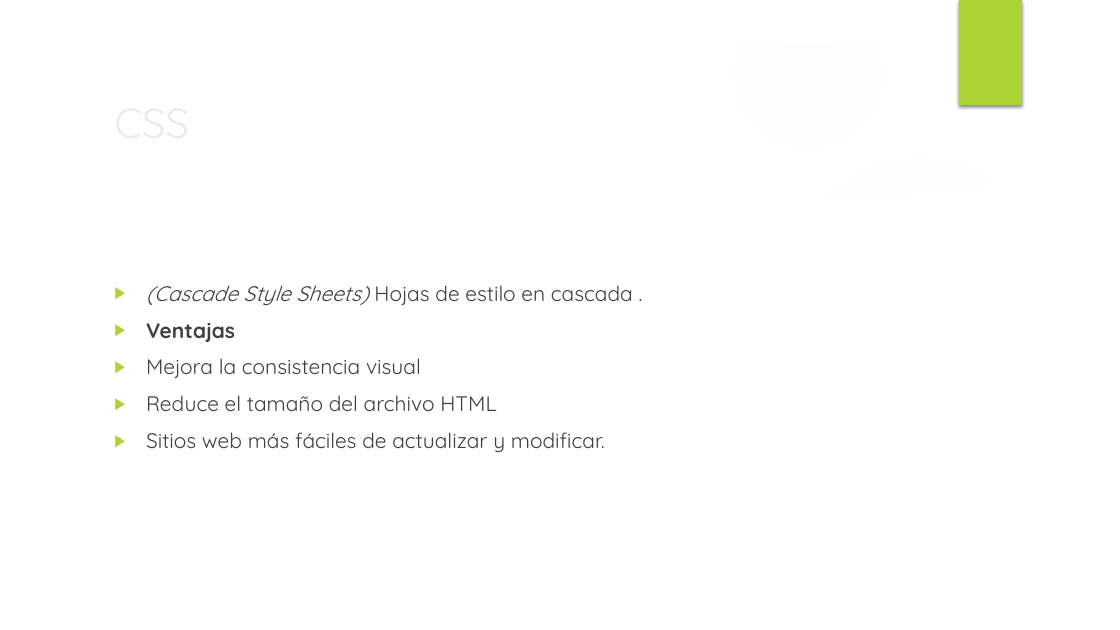
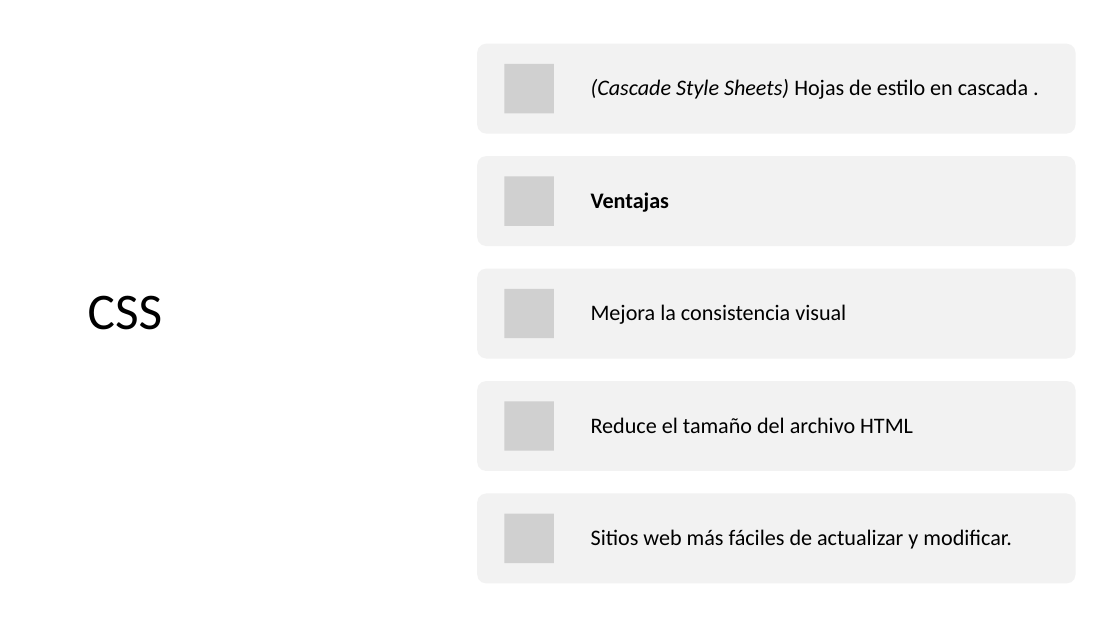
Before and after one commit to stealth14/Web-Transicion-Gradiente, a slide deck: slide 3 of diapositivas CSS.pptx. Drawn at 1120x630 pixels with LibreOffice and Linux fonts; fonts in the diff are those of the drawing; grey boxes stand for pictures; background and template pictures are left out. Boxes give left, top, right and bottom in pixels: in the first picture for what was removed or moved away, otherwise in the second. Text is boxed around its words. In the diff, an @@ line names an element or a change of style, - is before the commit and + after.

Commit message:
retirado de estilo

```diff
--- a/diapositivas CSS.pptx
+++ b/diapositivas CSS.pptx
@@ group removed at (0, 0, 1120, 630): 5 ellipses, 2 freeform shapes @@
@@ rectangle removed at (959, 0, 1022, 105) @@
@@ title "CSS": place and size @@
-title "CSS" at (106, 89, 911, 154)
+title "CSS" at (88, 295, 162, 330)
@@ title "CSS" at (88, 295, 162, 330): size 36 to 44 pt, font Quicksand to Calibri, text colour #EBEBEB to #000000; line spacing 1 to 0.9 @@
@@ text removed at (146, 285, 633, 452) @@
-▶ (Cascade Style Sheets) Hojas de estilo en cascada .
-▶ Ventajas
-▶ Mejora la consistencia visual
-▶ Reduce el tamaño del archivo HTML
-▶ Sitios web más fáciles de actualizar y modificar.
@@ group added at (477, 44, 1075, 584): 5 rounded rectangles, 5 pictures, 5 texts @@
+(Cascade Style Sheets) Hojas de estilo en cascada .
+Ventajas
+Mejora la consistencia visual
+Reduce el tamaño del archivo HTML
+Sitios web más fáciles de actualizar y modificar.
```
Also in this commit, not shown: 4 other slides changed, 1 slide removed.
